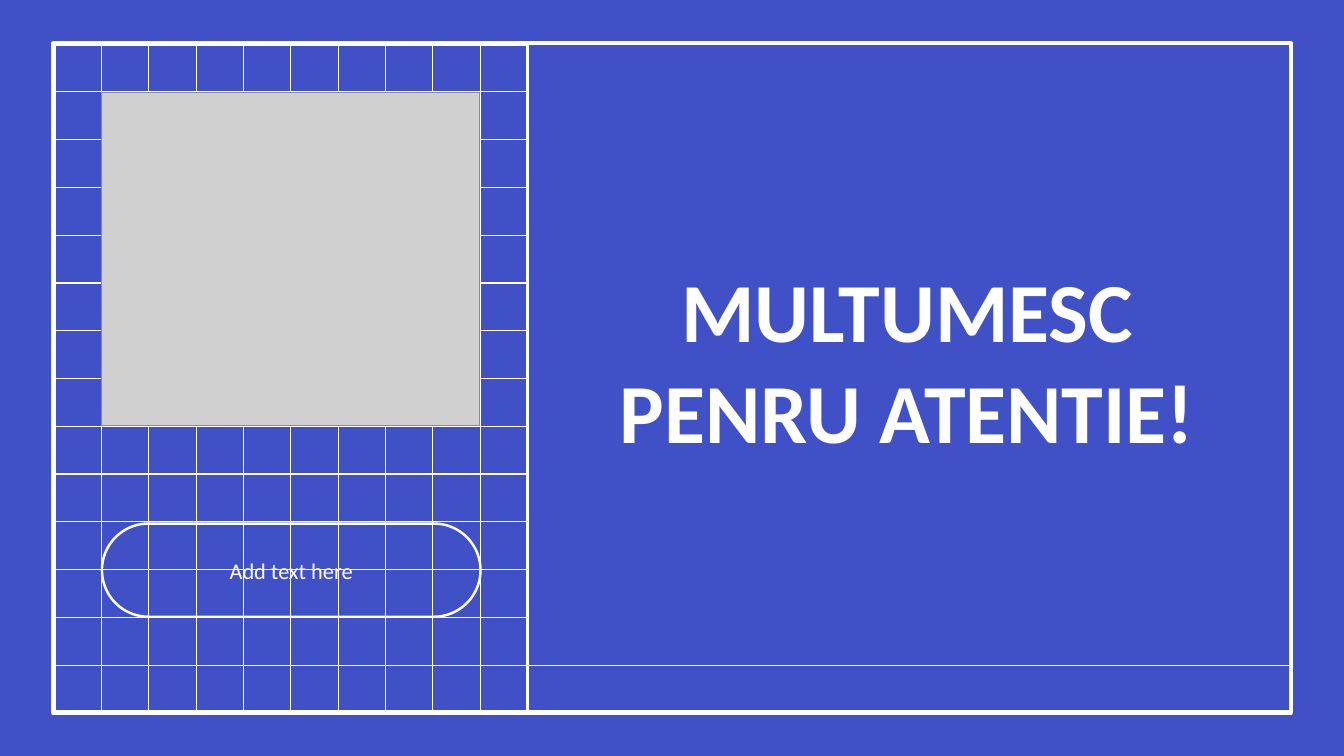
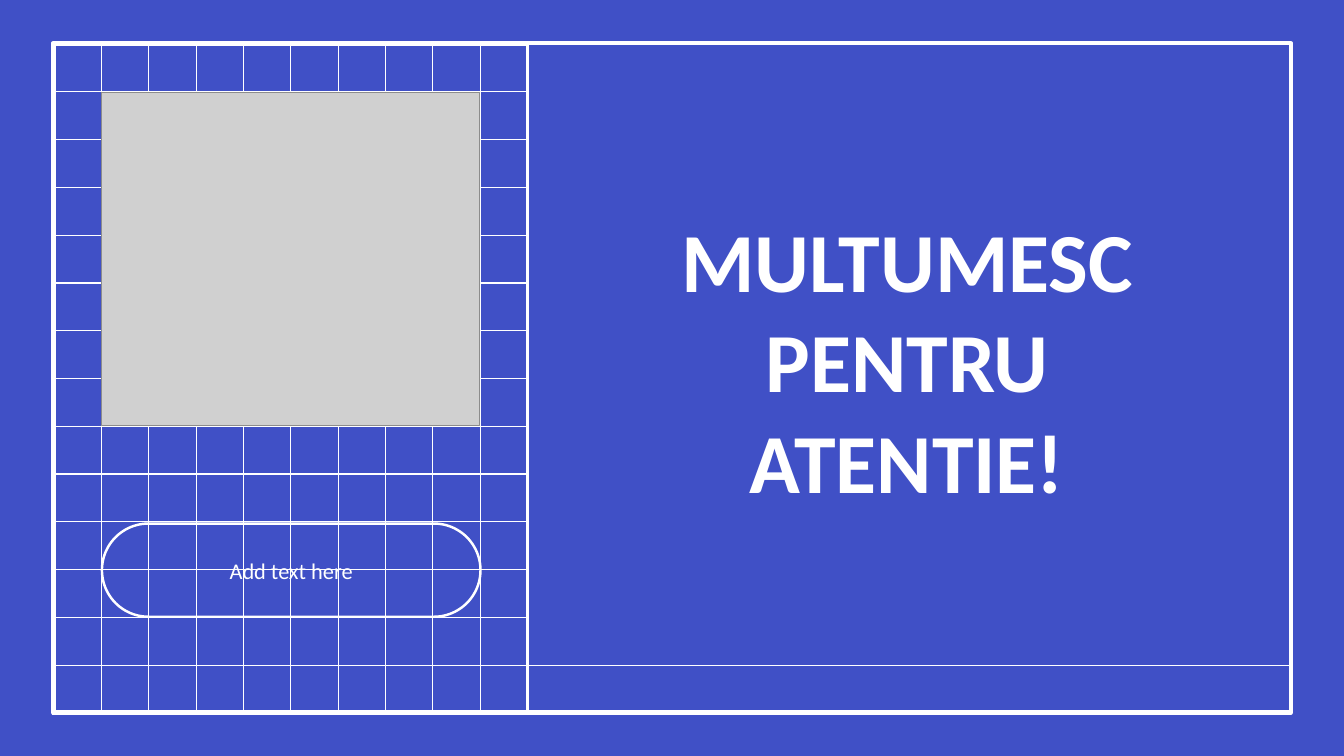
Before and after one commit to torzchi/chatapp, a slide deck: slide 6 of prezentarechatapp.pptx. Drawn at 1344x756 pixels with LibreOffice and Linux fonts; fonts in the diff are those of the drawing; grey boxes stand for pictures. Boxes give left, top, right and bottom in pixels: in the first picture for what was removed or moved away, otherwise in the second. Text is boxed around its words. In the diff, an @@ line names an element or a change of style, - is before the commit and + after.

```diff
--- a/prezentarechatapp.pptx
+++ b/prezentarechatapp.pptx
@@ title at [681, 237, 1133, 494]: text changed @@
-MULTUMESC PENRU ATENTIE!
+MULTUMESC PENTRU ATENTIE!
```
Also in this commit, not shown: 1 other slide changed.
